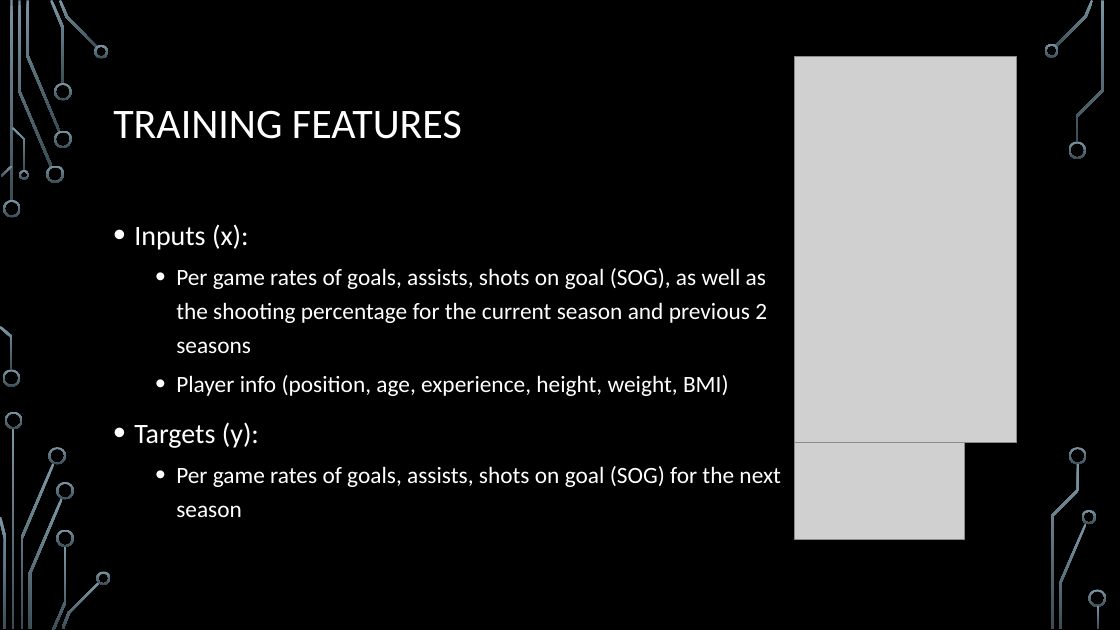
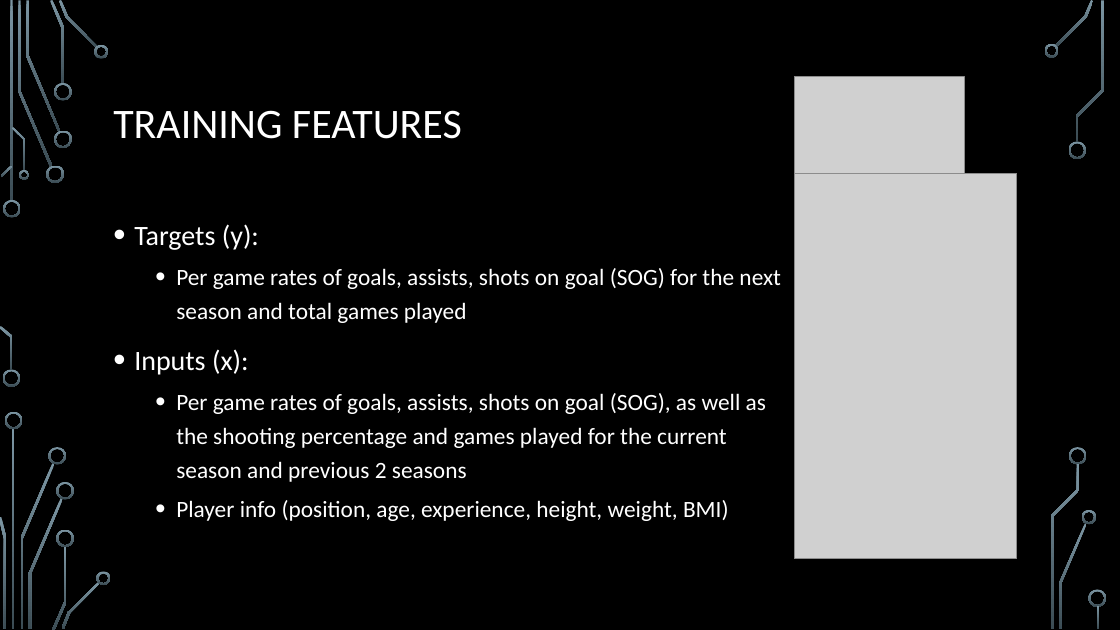
Before and after one commit to TreeLeef/nhl-performance-forecasting, a slide deck: slide 4 of Presentation.pptx. Drawn at 1120x630 pixels with LibreOffice and Linux fonts; fonts in the diff are those of the drawing; grey boxes stand for pictures; background and template pictures are left out. Boxes give left, top, right and bottom in pixels: in the first picture for what was removed or moved away, otherwise in the second. Text is boxed around its words. In the diff, an @@ line names an element or a change of style, - is before the commit and + after.

```diff
--- a/Presentation.pptx
+++ b/Presentation.pptx
@@ picture: place and size @@
-picture at box(795, 443, 965, 539)
+picture at box(795, 76, 965, 173)
@@ picture: place and size @@
-picture at box(795, 57, 1017, 443)
+picture at box(795, 173, 1017, 559)
@@ text at box(134, 224, 781, 323): paragraphs added @@
+• Targets (y):
+  • Per game rates of goals, assists, shots on goal (SOG) for the next season and total games played
@@ text at box(176, 393, 766, 482): text changed @@
-  • Per game rates of goals, assists, shots on goal (SOG), as well as the shooting percentage for the current season and previous 2 seasons
+  • Per game rates of goals, assists, shots on goal (SOG), as well as the shooting percentage and games played for the current season and previous 2 seasons
@@ text at box(134, 422, 781, 517): paragraphs removed @@
-• Targets (y):
-  • Per game rates of goals, assists, shots on goal (SOG) for the next season
```
Also in this commit, not shown: 6 other slides changed, 2 other files.
